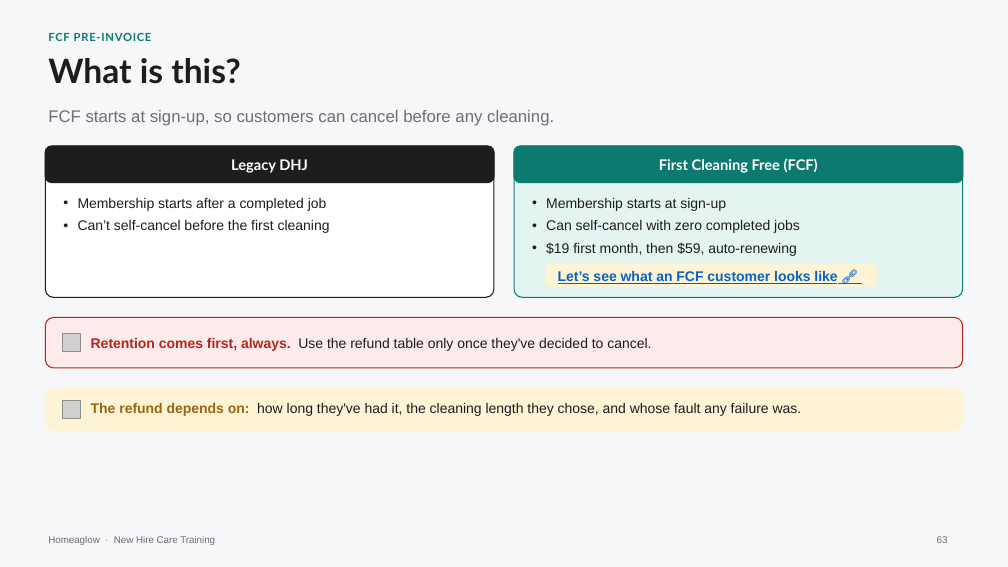
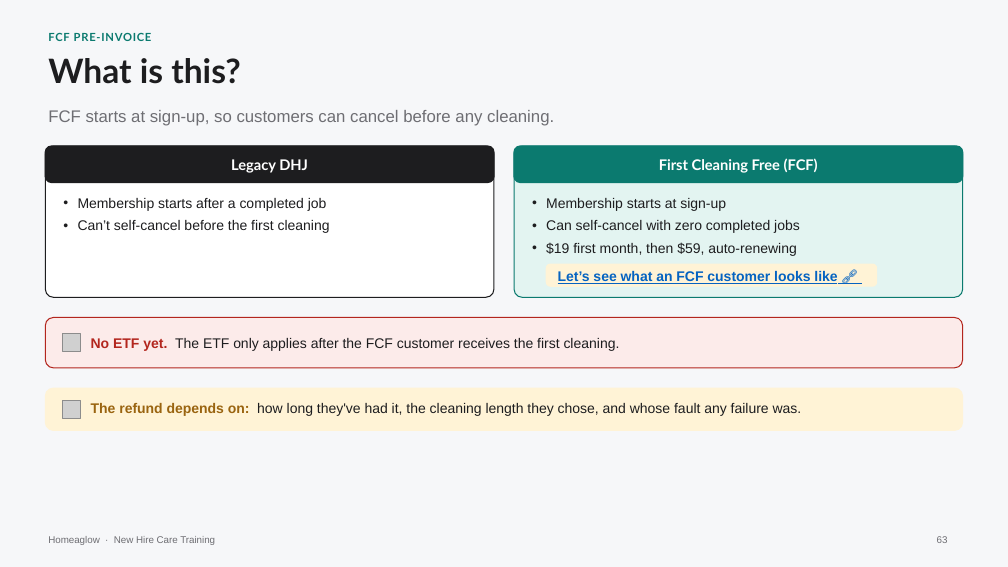
Before and after one commit to anjulimichelle/training, a slide deck: slide 63 of retention-membership-cancellation/retention-membership-cancellation.pptx. Drawn at 1008x567 pixels with LibreOffice and Linux fonts; fonts in the diff are those of the drawing; grey boxes stand for pictures. Boxes give left, top, right and bottom in pixels: in the first picture for what was removed or moved away, otherwise in the second. Text is boxed around its words. In the diff, an @@ line names an element or a change of style, - is before the commit and + after.

```diff
--- a/retention-membership-cancellation/retention-membership-cancellation.pptx
+++ b/retention-membership-cancellation/retention-membership-cancellation.pptx
@@ text at box(91, 338, 620, 351): text changed @@
-Retention comes first, always. Use the refund table only once they've decided to cancel.
+No ETF yet. The ETF only applies after the FCF customer receives the first cleaning.
```
Also in this commit, not shown: 6 other slides changed, 1 slide added, 1 other file.
